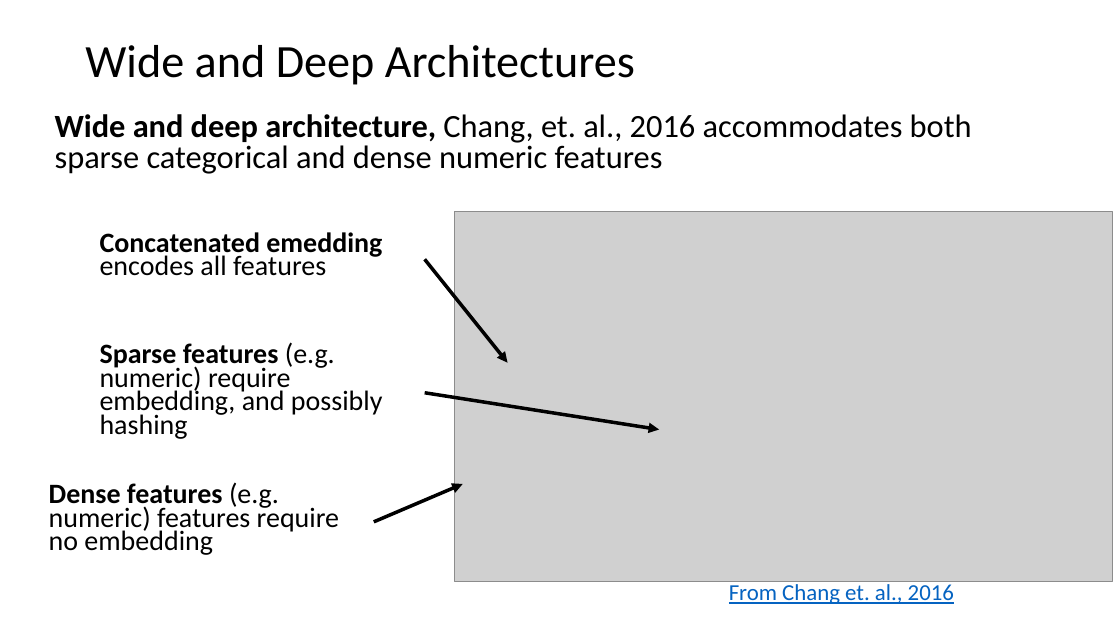
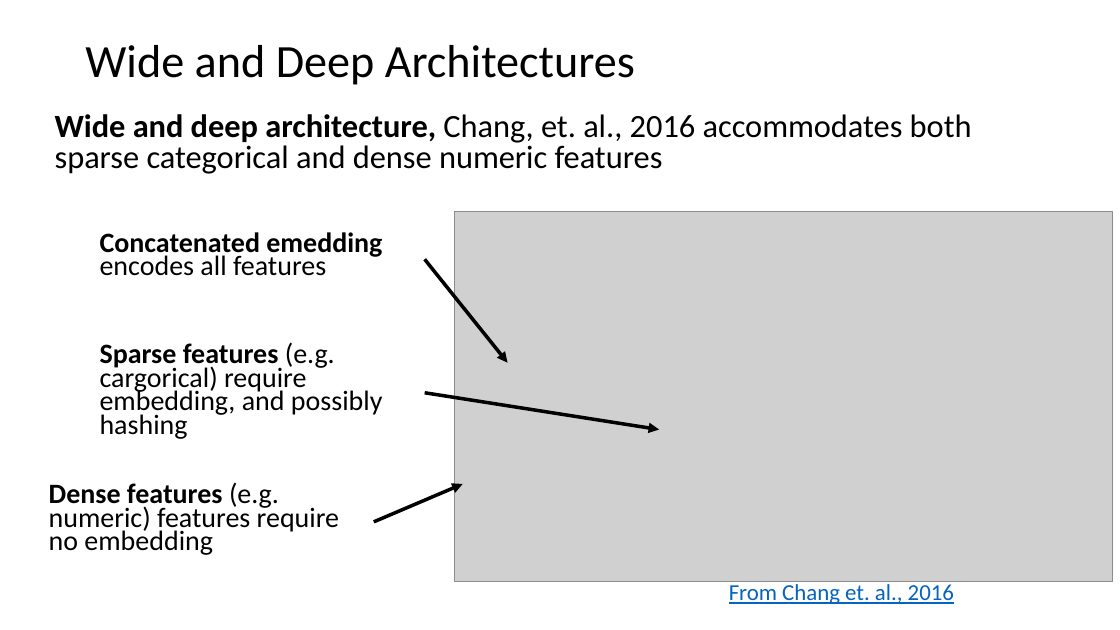
Before and after one commit to tenevian/Harvard-SSP-Data-Mining, a slide deck: slide 76 of slides/7_RecommenderSystems.pptx (slide 73 before the commit). Drawn at 1120x630 pixels with LibreOffice and Linux fonts; fonts in the diff are those of the drawing; grey boxes stand for pictures. Boxes give left, top, right and bottom in pixels: in the first picture for what was removed or moved away, otherwise in the second. Text is boxed around its words. In the diff, an @@ line names an element or a change of style, - is before the commit and + after.

```diff
--- a/slides/7_RecommenderSystems.pptx
+++ b/slides/7_RecommenderSystems.pptx
@@ text at [100, 342, 383, 439]: text changed @@
-Sparse features (e.g. numeric) require embedding, and possibly hashing
+Sparse features (e.g. cargorical) require embedding, and possibly hashing
```
Also in this commit, not shown: 12 other slides changed, 3 slides added.
